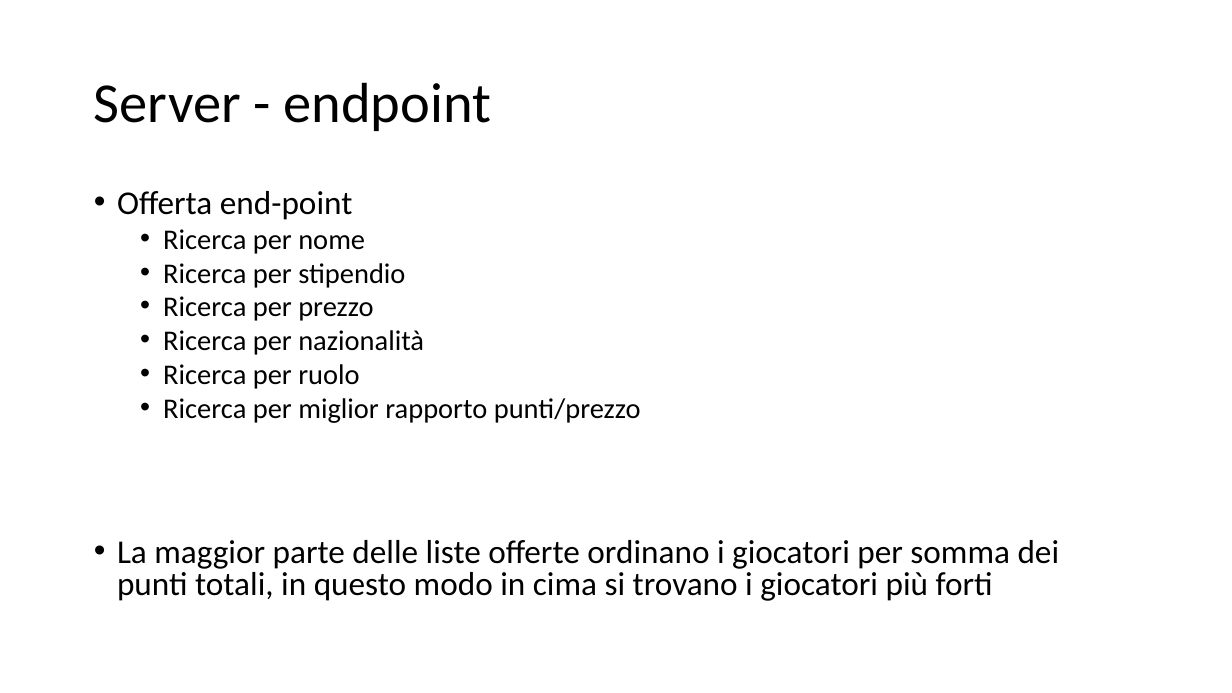
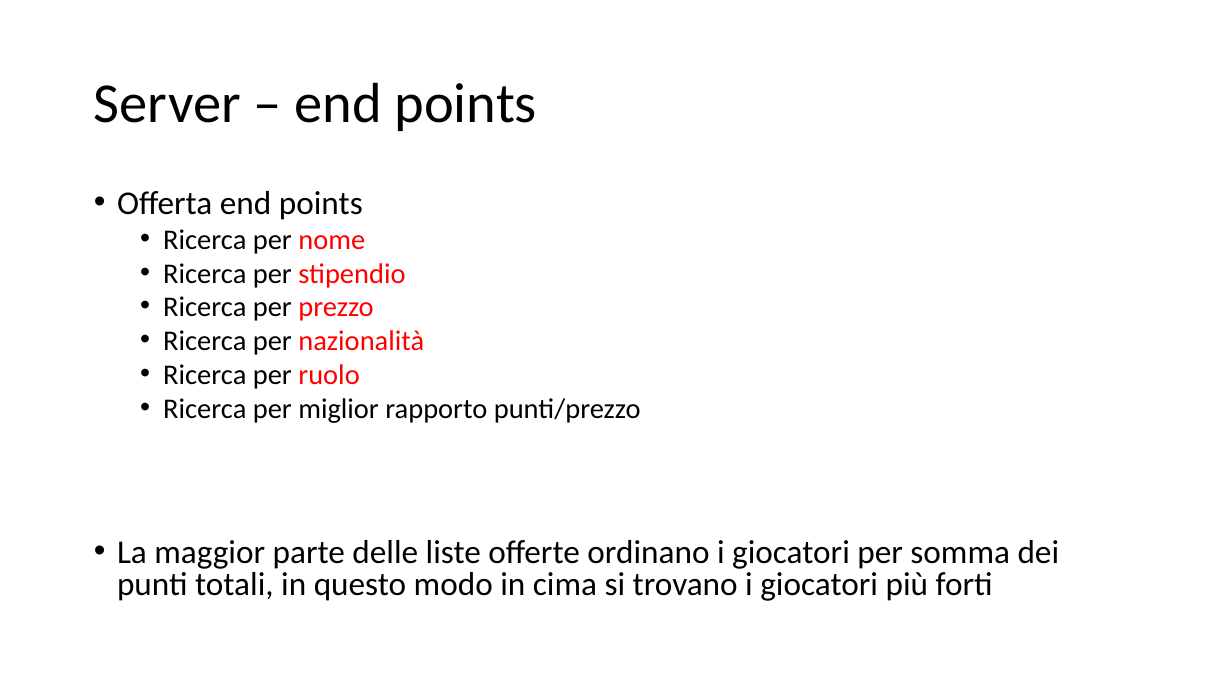
Before and after one commit to mellacsi/FIFA18Skiller, a slide deck: slide 7 of Applicazioni_Service_Oriented.pptx (slide 6 before the commit). Drawn at 1232x693 pixels with LibreOffice and Linux fonts; fonts in the diff are those of the drawing. Boxes give left, top, right and bottom in pixels: in the first picture for what was removed or moved away, otherwise in the second. Text is boxed around its words. In the diff, an @@ line names an element or a change of style, - is before the commit and + after.

```diff
--- a/Applicazioni_Service_Oriented.pptx
+++ b/Applicazioni_Service_Oriented.pptx
@@ title at box(94, 82, 537, 131): text changed @@
-Server - endpoint
+Server – end points
@@ text at box(117, 191, 363, 220): text changed @@
-• Offerta end-point
+• Offerta end points
@@ text at box(163, 229, 424, 389): text colour #000000 to #FF0000 in "nome", "stipendio", "prezzo", "nazionalità" and 1 more places @@
```
Also in this commit, not shown: 3 other slides changed, 1 slide added.
